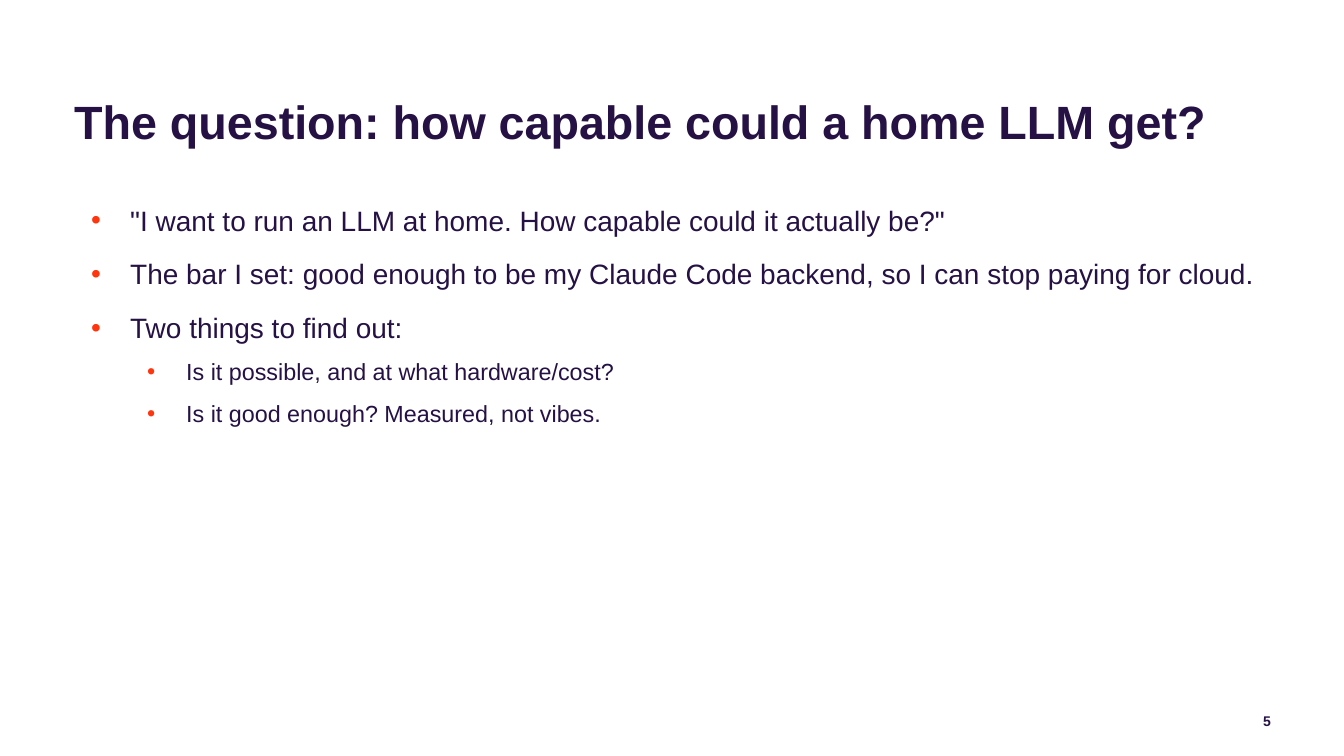
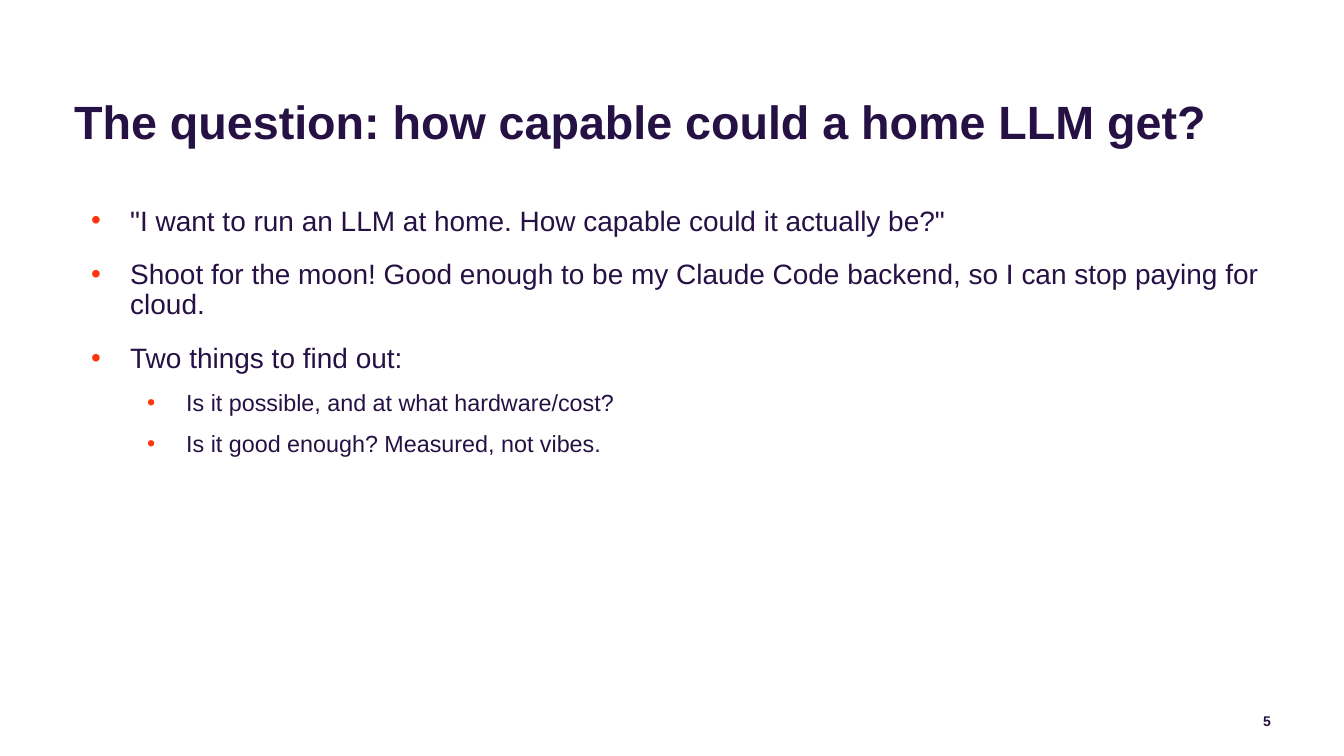
Before and after one commit to jconnolly/local-llm-pi5, a slide deck: slide 5 of local-llm-datasociety.pptx. Drawn at 1344x756 pixels with LibreOffice and Linux fonts; fonts in the diff are those of the drawing; background and template pictures are left out. Boxes give left, top, right and bottom in pixels: in the first picture for what was removed or moved away, otherwise in the second. Text is boxed around its words. In the diff, an @@ line names an element or a change of style, - is before the commit and + after.

Commit message:
Question slide: 'The bar I set:' -> 'Shoot for the moon!'

```diff
--- a/local-llm-datasociety.pptx
+++ b/local-llm-datasociety.pptx
@@ text at box(130, 263, 1258, 315): text changed @@
-• The bar I set: good enough to be my Claude Code backend, so I can stop paying for cloud.
+• Shoot for the moon! Good enough to be my Claude Code backend, so I can stop paying for cloud.
```
Also in this commit, not shown: 3 other files.
